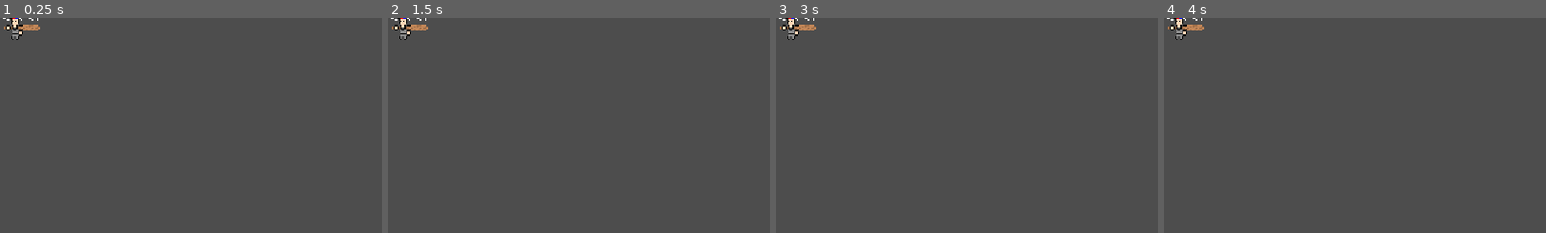
Above: before the commit, frames 1-4 (left to right).
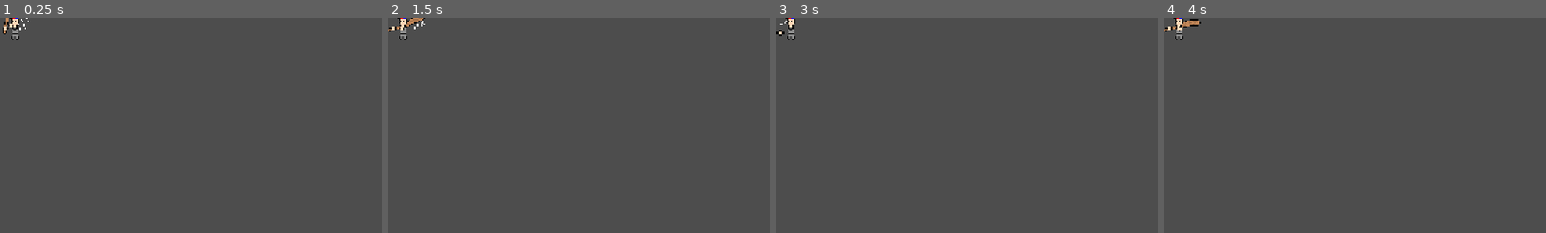
Above: after the commit, the same moments.

Repository: Jagdoggo/Godot-Wild-Jam-Game
Game: Godot game, scene res://melee_enemy.tscn
Same seed, same stepped clock (60 frames per second), same inputs: the game is played once before the commit and once after it. This scene is started directly instead of the project's main scene.
Inputs:
- Up to frame 1 (0.25 s): no input
- Up to frame 2 (1.5 s): hold D (Right) 0.53-1.28 s; tap X (Action) at 0.6, 1.35 s; hold S (Down) from 1.28 s (still down)
- Up to frame 3 (3 s): release S (Down) at 2.03 s; hold D (Right) 2.03-2.78 s; tap X (Action) at 2.1, 2.85 s; tap Enter at 2.75 s; hold W (Up) from 2.78 s (still down)
- Up to frame 4 (4 s): release W (Up) at 3.53 s; hold A (Left) from 3.53 s (still down); tap X (Action) at 3.6 s
The pictures show only the part of the screen within x 0-50%, y 0-50%; the shares and areas given below are measured in that part.

The runs differ from the first frame. In frame 1, 0.3% of the frame differs, in the area x 0-11%, y 0-9%; in frame 2, 0.4%; in frame 3, 0.3%; in frame 4, 0.4%.
Error before the commit: Invalid access to property or key 'global_position' on a base object of type 'Nil'. (res://melee_enemy.gd:26)
Error after the commit: Invalid access to property or key 'global_position' on a base object of type 'Nil'. (res://melee_enemy.gd:34)

Commit message:
Tried to fix naviagtion

Diff:
--- a/castle.gd
+++ b/castle.gd
@@ -60,6 +60,10 @@
 		for x in range(4):
 			for y in range(4):
 				floor.set_cell(start_position+(tile.pos*4)+Vector2i(x,y),0,Vector2i(5,0))
+	await get_tree().physics_frame
+	await get_tree().physics_frame
+	await get_tree().physics_frame
+	await get_tree().physics_frame
 	nav_region.bake_navigation_polygon()
 	await nav_region.bake_finished
 	print("fineished")
--- a/castle.tscn
+++ b/castle.tscn
@@ -133,6 +133,8 @@
 point_count = 2
 
 [sub_resource type="NavigationPolygon" id="NavigationPolygon_5xaec"]
+vertices = PackedVector2Array(22, 22.46875, -22, 22.507813, -22, -10, 22, -10, -74, 22.539063, -150, 22.601563, -150, -10, -74, -10, 150, 22.382813, 74, 22.4375, 74, -10, 150, -10, 3446, -3190, 3446, -10, -3446, -3190, -3446, -10)
+polygons = Array[PackedInt32Array]([PackedInt32Array(0, 1, 2, 3), PackedInt32Array(4, 5, 6, 7), PackedInt32Array(8, 9, 10, 11), PackedInt32Array(12, 13, 11, 14), PackedInt32Array(14, 11, 10), PackedInt32Array(14, 10, 3), PackedInt32Array(14, 3, 2), PackedInt32Array(14, 2, 7), PackedInt32Array(14, 7, 6), PackedInt32Array(14, 6, 15)])
 outlines = Array[PackedVector2Array]([PackedVector2Array(-3488, -3228, 3495, -3231, 3487, 30, -3493, 35)])
 
 [sub_resource type="CanvasItemMaterial" id="CanvasItemMaterial_op7ga"]
@@ -147,11 +149,7 @@
 [sub_resource type="TileMapPattern" id="TileMapPattern_231t4"]
 tile_data = PackedInt32Array(0, 2, 1610612736, 196608, 2, 1610612736, 1, 2, 1610612736, 196609, 2, 1610612736, 2, 2, 1610612736, 196610, 2, 1610612736, 3, 2, 1610612736, 196611, 2, 1610612736)
 
-[sub_resource type="NavigationPolygon" id="NavigationPolygon_val57"]
-vertices = PackedVector2Array(16, 16, -16, 16, -16, -16, 16, -16)
-polygons = Array[PackedInt32Array]([PackedInt32Array(0, 1, 2, 3)])
-outlines = Array[PackedVector2Array]([PackedVector2Array(-16, -16, 16, -16, 16, 16, -16, 16)])
-agent_radius = 0.0
+[sub_resource type="NavigationPolygon" id="NavigationPolygon_s2vic"]
 
 [sub_resource type="OccluderPolygon2D" id="OccluderPolygon2D_231t4"]
 polygon = PackedVector2Array(-16, -16, 16, -16, 16, 16, -16, 16)
@@ -162,29 +160,29 @@
 0:0/0 = 0
 0:0/0/occlusion_layer_0/polygon_0/polygon = SubResource("OccluderPolygon2D_231t4")
 0:0/0/physics_layer_0/polygon_0/points = PackedVector2Array(-16, -16, 16, -16, 16, 16, -16, 16)
-0:0/0/navigation_layer_0/polygon = SubResource("NavigationPolygon_val57")
+0:0/0/navigation_layer_0/polygon = SubResource("NavigationPolygon_s2vic")
 1:0/0 = 0
 1:0/0/occlusion_layer_0/polygon_0/polygon = SubResource("OccluderPolygon2D_231t4")
 1:0/0/physics_layer_0/polygon_0/points = PackedVector2Array(-16, -16, 16, -16, 16, 16, -16, 16)
-1:0/0/navigation_layer_0/polygon = SubResource("NavigationPolygon_val57")
+1:0/0/navigation_layer_0/polygon = SubResource("NavigationPolygon_s2vic")
 2:0/0 = 0
 2:0/0/occlusion_layer_0/polygon_0/polygon = SubResource("OccluderPolygon2D_231t4")
 2:0/0/physics_layer_0/polygon_0/points = PackedVector2Array(-16, -16, 16, -16, 16, 16, -16, 16)
-2:0/0/navigation_layer_0/polygon = SubResource("NavigationPolygon_val57")
+2:0/0/navigation_layer_0/polygon = SubResource("NavigationPolygon_s2vic")
 3:0/0 = 0
 3:0/0/occlusion_layer_0/polygon_0/polygon = SubResource("OccluderPolygon2D_231t4")
 3:0/0/physics_layer_0/polygon_0/points = PackedVector2Array(-16, -16, 16, -16, 16, 16, -16, 16)
-3:0/0/navigation_layer_0/polygon = SubResource("NavigationPolygon_val57")
+3:0/0/navigation_layer_0/polygon = SubResource("NavigationPolygon_s2vic")
 4:0/0 = 0
 4:0/0/occlusion_layer_0/polygon_0/polygon = SubResource("OccluderPolygon2D_231t4")
 4:0/0/physics_layer_0/polygon_0/points = PackedVector2Array(-16, -16, 16, -16, 16, 16, -16, 16)
-4:0/0/navigation_layer_0/polygon = SubResource("NavigationPolygon_val57")
+4:0/0/navigation_layer_0/polygon = SubResource("NavigationPolygon_s2vic")
 5:0/0 = 0
 5:0/0/occlusion_layer_0/polygon_0/polygon = SubResource("OccluderPolygon2D_231t4")
 5:0/0/physics_layer_0/polygon_0/points = PackedVector2Array(-16, -16, 16, -16, 16, 16, -16, 16)
-5:0/0/navigation_layer_0/polygon = SubResource("NavigationPolygon_val57")
-
-[sub_resource type="NavigationPolygon" id="NavigationPolygon_bb73j"]
+5:0/0/navigation_layer_0/polygon = SubResource("NavigationPolygon_s2vic")
+
+[sub_resource type="NavigationPolygon" id="NavigationPolygon_f0bkf"]
 vertices = PackedVector2Array(16, 16, -16, 16, -16, -16, 16, -16)
 polygons = Array[PackedInt32Array]([PackedInt32Array(0, 1, 2, 3)])
 outlines = Array[PackedVector2Array]([PackedVector2Array(-16, -16, 16, -16, 16, 16, -16, 16)])
@@ -192,6 +190,10 @@
 
 [sub_resource type="OccluderPolygon2D" id="OccluderPolygon2D_2drs5"]
 polygon = PackedVector2Array(-16, -16, 16, -16, 16, 16, -16, 16)
+
+[sub_resource type="NavigationPolygon" id="NavigationPolygon_aoeh4"]
+
+[sub_resource type="NavigationPolygon" id="NavigationPolygon_wx51g"]
 
 [sub_resource type="TileSetAtlasSource" id="TileSetAtlasSource_7lyqe"]
 texture = ExtResource("3_1gkcl")
@@ -199,27 +201,27 @@
 0:0/0 = 0
 0:0/0/occlusion_layer_0/polygon_0/polygon = SubResource("OccluderPolygon2D_2drs5")
 0:0/0/physics_layer_0/polygon_0/points = PackedVector2Array(-16, -16, 16, -16, 16, 16, -16, 16)
-0:0/0/navigation_layer_0/polygon = SubResource("NavigationPolygon_bb73j")
+0:0/0/navigation_layer_0/polygon = SubResource("NavigationPolygon_f0bkf")
 1:0/0 = 0
 1:0/0/occlusion_layer_0/polygon_0/polygon = SubResource("OccluderPolygon2D_2drs5")
 1:0/0/physics_layer_0/polygon_0/points = PackedVector2Array(-16, -16, 16, -16, 16, 16, -16, 16)
-1:0/0/navigation_layer_0/polygon = SubResource("NavigationPolygon_bb73j")
+1:0/0/navigation_layer_0/polygon = SubResource("NavigationPolygon_aoeh4")
 2:0/0 = 0
 2:0/0/occlusion_layer_0/polygon_0/polygon = SubResource("OccluderPolygon2D_2drs5")
 2:0/0/physics_layer_0/polygon_0/points = PackedVector2Array(-16, -16, 16, -16, 16, 16, -16, 16)
-2:0/0/navigation_layer_0/polygon = SubResource("NavigationPolygon_bb73j")
+2:0/0/navigation_layer_0/polygon = SubResource("NavigationPolygon_f0bkf")
 3:0/0 = 0
 3:0/0/occlusion_layer_0/polygon_0/polygon = SubResource("OccluderPolygon2D_2drs5")
 3:0/0/physics_layer_0/polygon_0/points = PackedVector2Array(-16, -16, 16, -16, 16, 16, -16, 16)
-3:0/0/navigation_layer_0/polygon = SubResource("NavigationPolygon_bb73j")
+3:0/0/navigation_layer_0/polygon = SubResource("NavigationPolygon_f0bkf")
 4:0/0 = 0
 4:0/0/occlusion_layer_0/polygon_0/polygon = SubResource("OccluderPolygon2D_2drs5")
 4:0/0/physics_layer_0/polygon_0/points = PackedVector2Array(-16, -16, 16, -16, 16, 16, -16, 16)
-4:0/0/navigation_layer_0/polygon = SubResource("NavigationPolygon_bb73j")
+4:0/0/navigation_layer_0/polygon = SubResource("NavigationPolygon_f0bkf")
 5:0/0 = 0
 5:0/0/occlusion_layer_0/polygon_0/polygon = SubResource("OccluderPolygon2D_2drs5")
 5:0/0/physics_layer_0/polygon_0/points = PackedVector2Array(-16, -16, 16, -16, 16, 16, -16, 16)
-5:0/0/navigation_layer_0/polygon = SubResource("NavigationPolygon_bb73j")
+5:0/0/navigation_layer_0/polygon = SubResource("NavigationPolygon_wx51g")
 
 [sub_resource type="TileSet" id="TileSet_2ij18"]
 tile_size = Vector2i(32, 32)
--- a/melee_enemy.gd
+++ b/melee_enemy.gd
@@ -20,8 +20,10 @@
 }
 
 func _physics_process(_delta: float) -> void:
+	print(navigation_agent_2d.is_target_reachable())
 	frame += 1
-	if frame >= 0:
+	if frame >= 200:
+		print("ipd")
 		frame = 0
 		navigation_agent_2d.target_position = target.global_position
 	if navigation_agent_2d.is_navigation_finished() and status == Status.Moving:
--- a/melee_enemy.tscn
+++ b/melee_enemy.tscn
@@ -245,6 +245,8 @@
 
 [node name="NavigationAgent2D" type="NavigationAgent2D" parent="." unique_id=197445952]
 target_desired_distance = 50.0
+simplify_path = true
+debug_enabled = true
 
 [node name="AnimatedSprite2D" type="AnimatedSprite2D" parent="." unique_id=291146263]
 texture_filter = 1
@@ -267,7 +269,7 @@
 [node name="CollisionShape2D" type="CollisionShape2D" parent="Ram Area" unique_id=356756325]
 shape = SubResource("CircleShape2D_1crab")
 
-[node name="VisibleOnScreenEnabler2D" type="VisibleOnScreenEnabler2D" parent="." unique_id=393906072]
+[node name="VisibleOnScreenEnabler2D" type="VisibleOnScreenEnabler2D" parent="." unique_id=1203081628]
 
 [connection signal="animation_finished" from="AnimatedSprite2D" to="." method="_on_animated_sprite_2d_animation_finished"]
 [connection signal="frame_changed" from="AnimatedSprite2D" to="." method="_on_animated_sprite_2d_frame_changed"]
